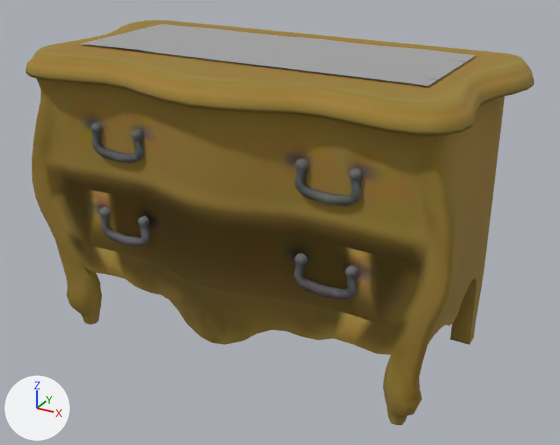
The glTF model app/static/room/models/f13143.glb as it was, and as the next commit left it.
Both versions are drawn from a camera (50 mm lens) standing at (12.86, -22.35, 15.81) and looking at (0.61, -0.08, 4.68). The axes (+X, +Y, +Z) are drawn at lower left. The lights are the same throughout. The older version comes first. Where no turn or scale is listed for an object, it has been applied to the vertices. Vertices at exactly the same position are counted once.

Before the edit, the objects in view are built like this:
```python
me_mesh_0 = bpy.data.meshes.new('Mesh_0')
me_mesh_0.from_pydata(...)  # 1291 vertices, 2378 faces; spans x 0.0..16.3, y -8.7..0.0, z 0.0..10.7
# faces by material slot: [2312, 66]
me_mesh_0.materials.append(mat_mrebody)
me_mesh_0.materials.append(mat_mrefabric)
ob_mesh_0 = bpy.data.objects.new('Mesh_0', me_mesh_0)
ob_mesh_0.location = (-8.17, 4.28, 0.0)
```
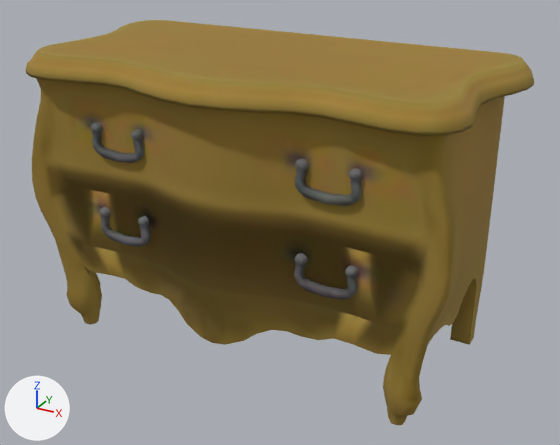
Where the change shows, as pixel boxes [x1, y1, x2, y2] in the pictures (560 x 445 px):
part 1 of me_mesh_0, deleted: before [81, 24, 476, 86]

Edits to the bpy script that builds the scene:
```text
Change me_mesh_0:
    used by ob_mesh_0; location = (-8.17, 4.28, 0.0)
    remove me_mesh_0.from_pydata(...)  # 1291 vertices, 2378 faces; spans x 0.0..16.3, y -8.7..0.0, z 0.0..10.7
    add me_mesh_0.from_pydata(...)  # 1225 vertices, 2312 faces; spans x 0.0..16.3, y -8.7..0.0, z 0.0..10.6
    me_mesh_0 part 1: the loose piece of 66 vertices spanning x 1.9..14.5, y -6.2..-1.5, z 10.7 is deleted
    remove me_mesh_0.materials.append(mat_mrefabric)
```
